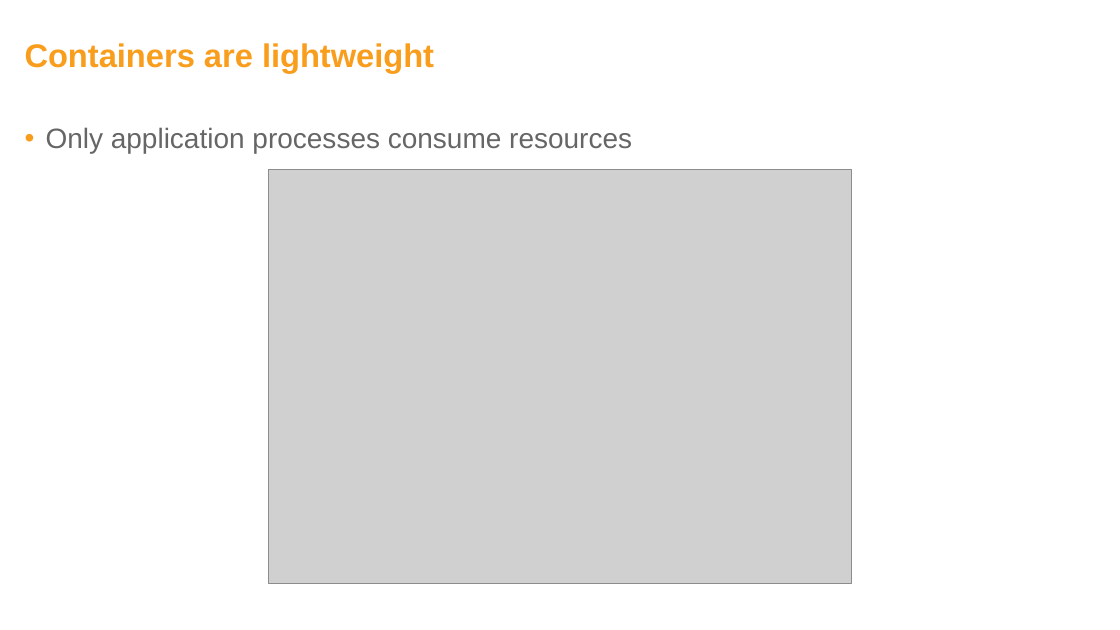
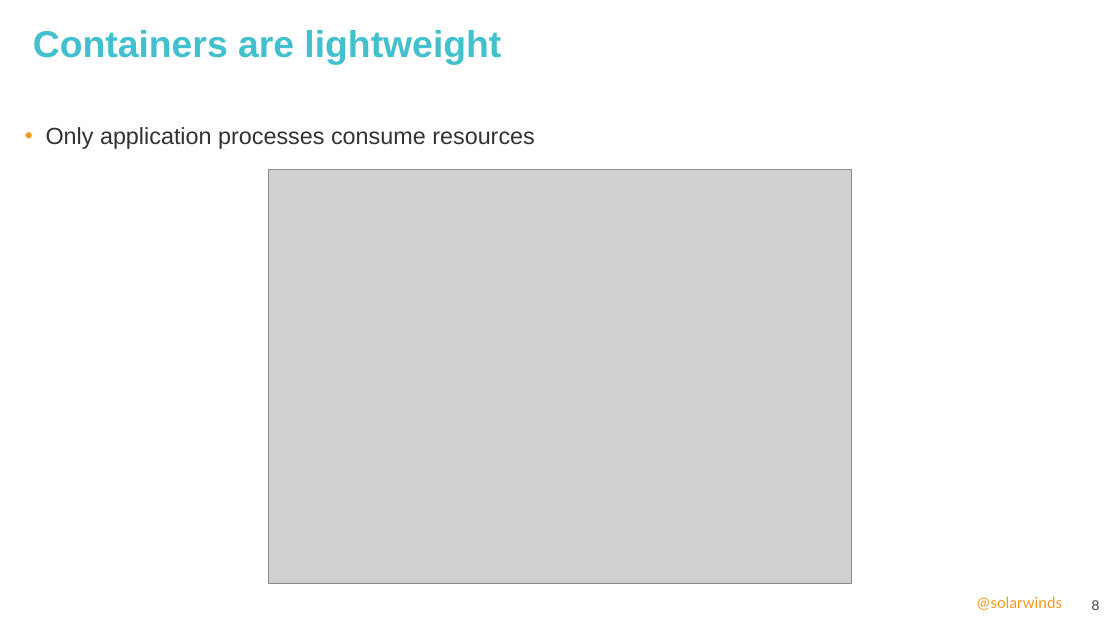
Before and after one commit to ivoklimsa/DockerVSB, a slide deck: slide 8 of ppt/DockerWorkshopVSB.pptx. Drawn at 1120x630 pixels with LibreOffice and Linux fonts; fonts in the diff are those of the drawing; grey boxes stand for pictures; background and template pictures are left out. Boxes give left, top, right and bottom in pixels: in the first picture for what was removed or moved away, otherwise in the second. Text is boxed around its words. In the diff, an @@ line names an element or a change of style, - is before the commit and + after.

```diff
--- a/ppt/DockerWorkshopVSB.pptx
+++ b/ppt/DockerWorkshopVSB.pptx
@@ title "Containers are lightweight": place and size @@
-title "Containers are lightweight" at [25,43,434,73]
+title "Containers are lightweight" at [33,30,501,65]
@@ title "Containers are lightweight" at [33,30,501,65]: size 28 to 32 pt, text colour #F99D1C to #42C0CE @@
@@ text "Only application processes consume resources" at [46,127,535,149]: size 24 to 20 pt, text colour #666666 to #323233; more space between paragraphs; bullet colour #F99D1C to #F49B1C @@
@@ text added at [976,596,1062,610], 14 pt, text #F49B1C @@
+@solarwinds
@@ page number added at [1092,600,1100,610], 12 pt, text #434344 @@
+8
```
Also in this commit, not shown: 14 other slides changed, 1 slide added, 5 other files.
